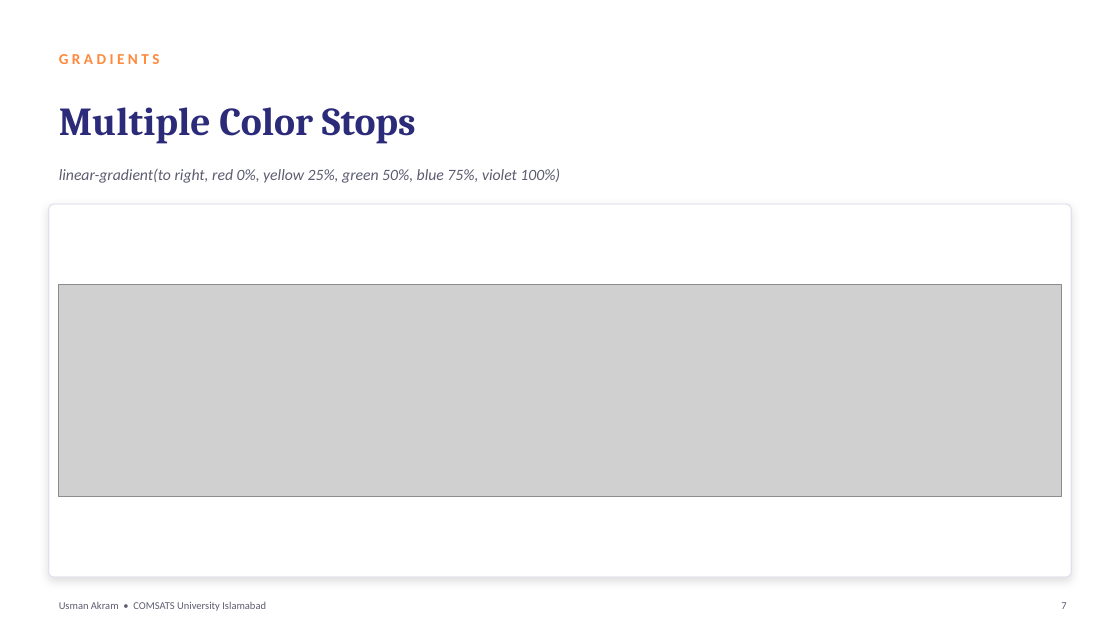
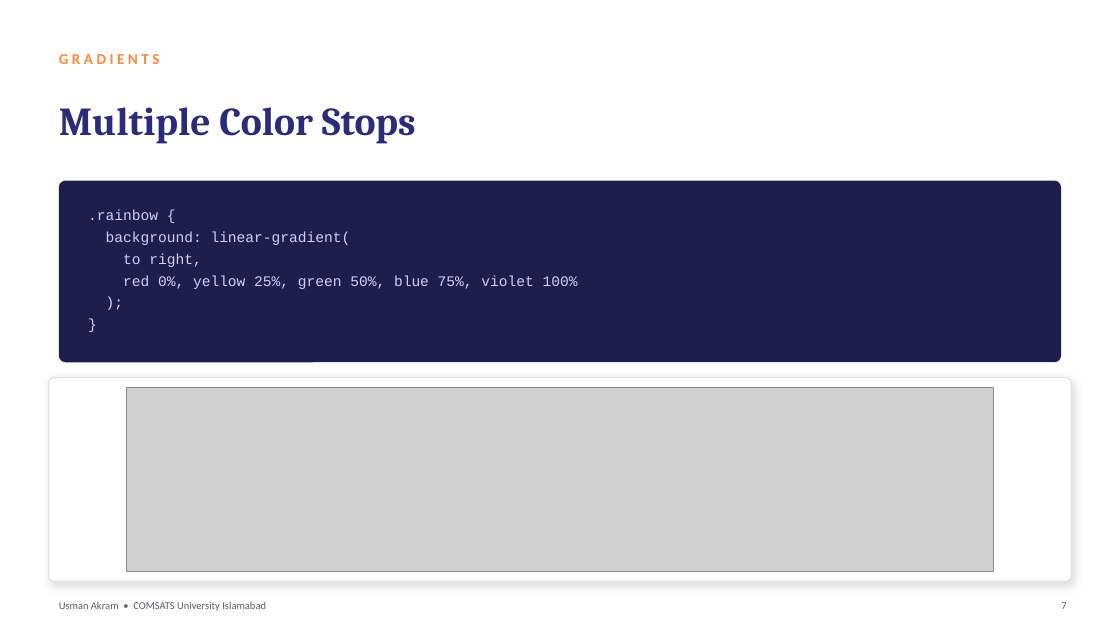
Before and after one commit to mua22/mern-web-book, a slide deck: slide 7 of slides/CSC336-Lecture-08-CSS3-Features.pptx. Drawn at 1120x630 pixels with LibreOffice and Linux fonts; fonts in the diff are those of the drawing; grey boxes stand for pictures. Boxes give left, top, right and bottom in pixels: in the first picture for what was removed or moved away, otherwise in the second. Text is boxed around its words. In the diff, an @@ line names an element or a change of style, - is before the commit and + after.

```diff
--- a/slides/CSC336-Lecture-08-CSS3-Features.pptx
+++ b/slides/CSC336-Lecture-08-CSS3-Features.pptx
@@ rounded rectangle added at (x1=59, y1=181, x2=1061, y2=362), fill #1E1E4C @@
@@ text at (x1=88, y1=209, x2=578, y2=289): text changed; size 13.5 to 12.5 pt; font Calibri to Courier New; text colour #5D5D72 to #C9D3F5; italic off @@
-linear-gradient(to right, red 0%, yellow 25%, green 50%, blue 75%, violet 100%)
+.rainbow {
+background: linear-gradient(
+to right,
+red 0%, yellow 25%, green 50%, blue 75%, violet 100%
+);
+}
@@ text ".rainbow {" at (x1=88, y1=209, x2=578, y2=289): vertical alignment middle to top @@
@@ rounded rectangle resized from (x1=49, y1=204, x2=1071, y2=577) to (x1=49, y1=377, x2=1071, y2=581) @@
@@ rounded rectangle at (x1=49, y1=377, x2=1071, y2=581): proportions changed @@
@@ picture resized from (x1=59, y1=285, x2=1061, y2=497) to (x1=126, y1=387, x2=994, y2=571) @@
```
Also in this commit, not shown: 11 other slides changed, 2 other files.
